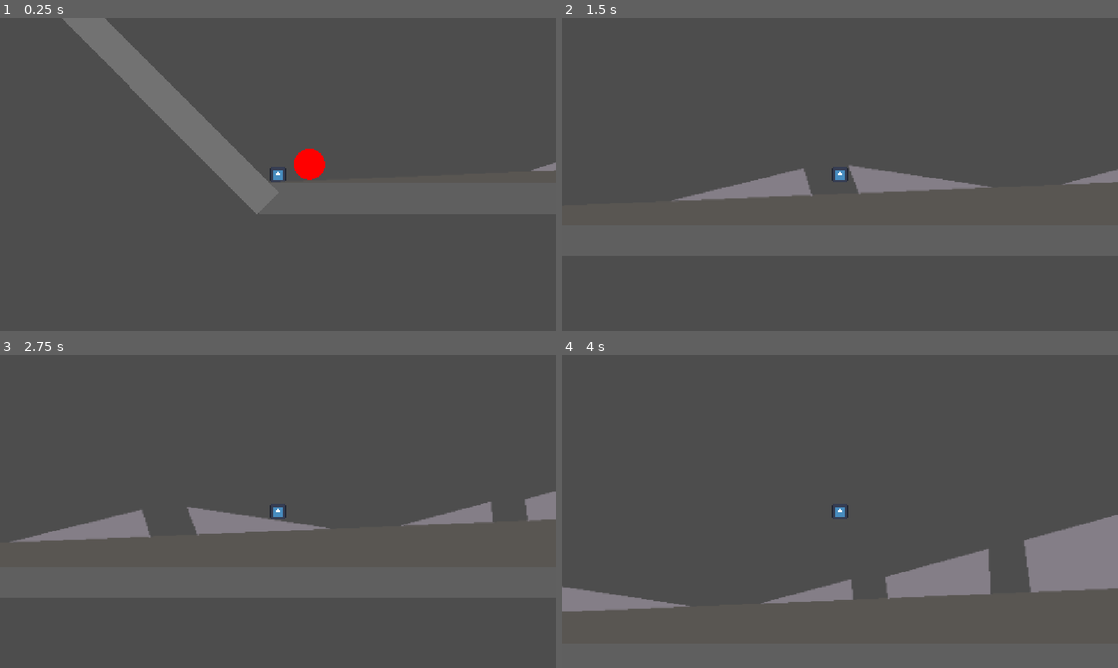
Above: before the commit, frames 1-4 (two rows, left to right).
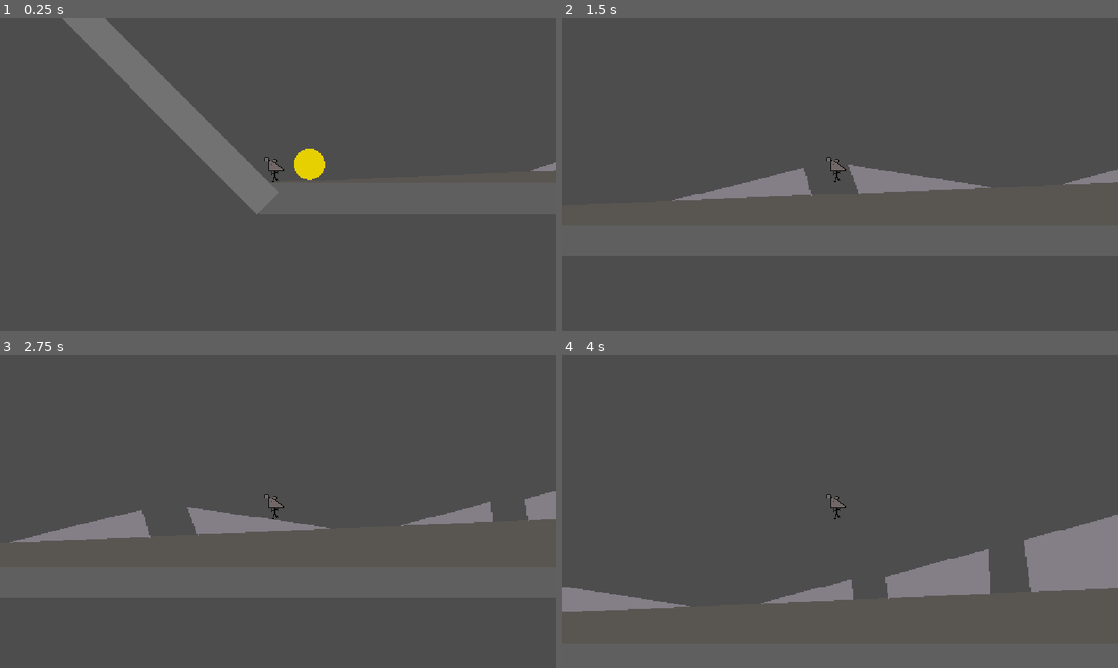
Above: after the commit, the same moments.

Repository: AlanW-bths/NYC-Haven-Jam
Game: Godot game, scene res://Sisyphus.tscn
Two runs of this game, one before a commit and one after it. Both use one fixed random seed, a clock stepped at 60 frames per second and the inputs below. The engine's default icon, where the game draws it, is replaced by a stand-in: a white triangle on a blue panel in a dark square.
Inputs:
- Up to frame 1 (0.25 s): no input
- Up to frame 2 (1.5 s): hold Shift (sprint) 0.53-1.28 s; hold Right (right) from 0.53 s (still down); tap Space (jump) at 0.77 s; tap Shift (sprint) at 1.35 s
- Up to frame 3 (2.75 s): tap Space (jump) at 1.52 s; release Right (right) at 2.03 s; hold Left (left) from 2.03 s (still down); hold Shift (sprint) from 2.03 s (still down)
- Up to frame 4 (4 s): release Left (left) at 2.78 s; release Shift (sprint) at 2.78 s; hold Right (right) from 2.78 s (still down); tap Shift (sprint) at 2.85 s; tap Space (jump) at 3.02, 3.77 s; hold Shift (sprint) from 3.53 s (still down)

The runs differ from the first frame. In frame 1, 0.6% of the frame differs, in the area x 47-100%, y 41-53%; in frame 2, 0.2%; in frame 3, 0.2%; in frame 4, 0.2%.

Commit message:
mouse

Diff:
--- a/do-your-best!/Sisyphus.tscn
+++ b/do-your-best!/Sisyphus.tscn
@@ -1,14 +1,23 @@
 [gd_scene format=3 uid="uid://jkyyrlob8575"]
 
 [ext_resource type="Script" uid="uid://5vyfvxhy7l66" path="res://Scripts/PlayerMovement.gd" id="1_0c5gw"]
-[ext_resource type="Texture2D" uid="uid://cg7iwahgbk6fs" path="res://icon.svg" id="2_arf4r"]
+[ext_resource type="Texture2D" uid="uid://cqv6mlla7lgop" path="res://mouse-1.png.png" id="2_fhhho"]
 [ext_resource type="Script" uid="uid://b68aqg6b548ev" path="res://Scripts/ball_reset.gd" id="3_378f1"]
 [ext_resource type="Texture2D" uid="uid://pkl422fopq2v" path="res://sisyphus_map.png" id="3_arf4r"]
+[ext_resource type="Texture2D" uid="uid://bwxv7epu8306l" path="res://mouse-2.png.png" id="3_un3nu"]
 
 [sub_resource type="RectangleShape2D" id="RectangleShape2D_5qk0w"]
 size = Vector2(8, 8)
 
 [sub_resource type="QuadMesh" id="QuadMesh_orrq1"]
+
+[sub_resource type="AnimatedTexture" id="AnimatedTexture_un3nu"]
+frames = 2
+speed_scale = 2.0
+frame_0/texture = ExtResource("2_fhhho")
+frame_0/duration = 0.25
+frame_1/texture = ExtResource("3_un3nu")
+frame_1/duration = 0.25
 
 [sub_resource type="PhysicsMaterial" id="PhysicsMaterial_0c5gw"]
 bounce = 0.95
@@ -36,13 +45,14 @@
 
 [node name="CollisionShape2D" type="CollisionShape2D" parent="Player" unique_id=2008870430]
 shape = SubResource("RectangleShape2D_5qk0w")
+debug_color = Color(0, 0.6, 0.69803923, 0)
 
 [node name="MeshInstance2D" type="MeshInstance2D" parent="Player/CollisionShape2D" unique_id=914085179]
-position = Vector2(2.3841858e-07, -2.3841858e-07)
+position = Vector2(0, -3)
 rotation = 3.1415927
-scale = Vector2(7.9999995, 7.9999995)
+scale = Vector2(-15, 15)
 mesh = SubResource("QuadMesh_orrq1")
-texture = ExtResource("2_arf4r")
+texture = SubResource("AnimatedTexture_un3nu")
 
 [node name="Camera2D" type="Camera2D" parent="Player" unique_id=2110093978]
 scale = Vector2(-2.720001, 1)
@@ -60,10 +70,11 @@
 
 [node name="CollisionShape2D" type="CollisionShape2D" parent="Ball" unique_id=1666385820]
 shape = SubResource("CircleShape2D_5qk0w")
+debug_color = Color(0.64416385, 0.5205552, 0.14447093, 0.41960785)
 
 [node name="MeshInstance2D" type="MeshInstance2D" parent="Ball" unique_id=516561575]
-modulate = Color(1, 0, 0, 1)
-self_modulate = Color(1, 0, 0, 1)
+modulate = Color(0.9137255, 0.81960785, 0.0627451, 0.89411765)
+self_modulate = Color(1, 1, 0, 1)
 position = Vector2(1.1444092e-05, 0)
 scale = Vector2(16.000021, 16.000029)
 mesh = SubResource("SphereMesh_0e48y")
--- a/do-your-best!/project.godot
+++ b/do-your-best!/project.godot
@@ -61,6 +61,7 @@
 
 [rendering]
 
+textures/canvas_textures/default_texture_filter=0
 rendering_device/driver.windows="d3d12"
 renderer/rendering_method="gl_compatibility"
 renderer/rendering_method.mobile="gl_compatibility"
Binary file added: do-your-best!/mouse-1.png.png
Not shown, added: do-your-best!/mouse-1.png.png.import
Binary file added: do-your-best!/mouse-2.png.png
Not shown, added: do-your-best!/mouse-2.png.png.import
Binary file added: do-your-best!/mouse.png
Not shown, added: do-your-best!/mouse.png.import
